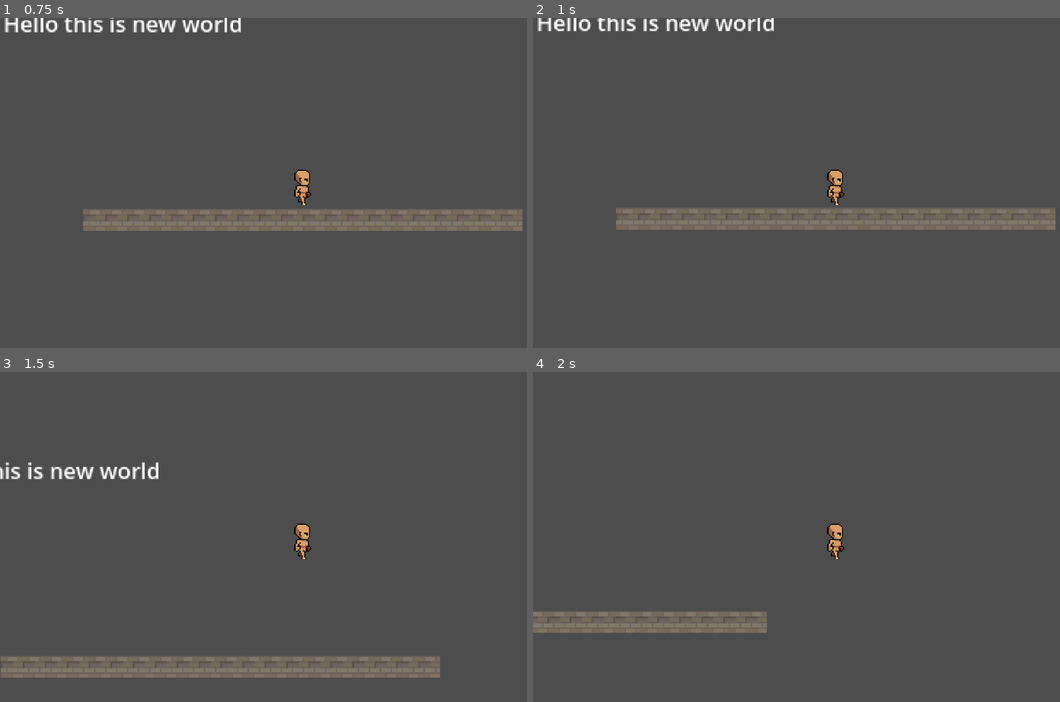
Above: before the commit, frames 1-4 (two rows, left to right).
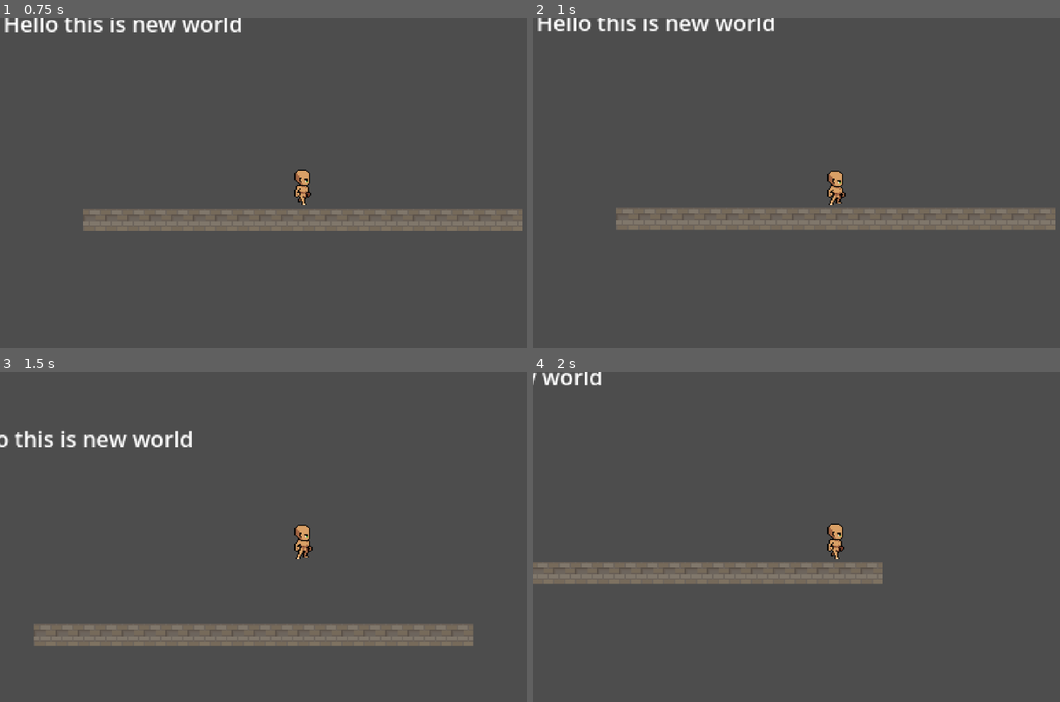
Above: after the commit, the same moments.

Repository: TalJa1/godot-test
Game: Godot game, scene res://screens/main.tscn
Two runs of this game, one before a commit and one after it. Both use one fixed random seed, a clock stepped at 60 frames per second and the inputs below.
Inputs:
- Up to frame 1 (0.75 s): click "Play" at 0.5 s
- Up to frame 2 (1 s): no input
- Up to frame 3 (1.5 s): tap Enter (ui_accept) at 1.25 s; hold Right (ui_right) from 1.28 s (still down)
- Up to frame 4 (2 s): keep holding Right (ui_right); tap Enter (ui_accept) at 1.52 s

Frame 1 is identical in both runs. In frame 2, 0.2% of the frame differs, in the area x 55-60%, y 45-57%; in frame 3, 12%, in the area x 0-90%, y 17-93%; in frame 4, 7.1%.

Commit message:
Refactor player movement and animation logic; adjust speed and jump velocity, and improve animation node handling

Diff:
--- a/screens/player/player.gd
+++ b/screens/player/player.gd
@@ -1,9 +1,9 @@
 extends CharacterBody2D
 
 
-const SPEED = 300.0
-const JUMP_VELOCITY = -400.0
-
+const SPEED = 180.0
+const JUMP_VELOCITY = -300.0
+@onready var container = get_node("Container")
 
 func _physics_process(delta: float) -> void:
 	# Add the gravity.
@@ -22,4 +22,36 @@
 	else:
 		velocity.x = move_toward(velocity.x, 0, SPEED)
 
+	# Make animation and sprite changes.
+	# Try to find an animation node safely. Supports either AnimatedSprite or AnimatedSprite2D,
+	# and will silently skip if no animation node is present to avoid runtime errors.
+	# Try to find an animation node safely. Supports AnimatedSprite or AnimatedSprite2D.
+	# First look for a direct child, then try inside the `container` if present.
+	var anim := get_node_or_null("AnimatedSprite")
+	if anim == null:
+		anim = get_node_or_null("AnimatedSprite2D")
+	if anim == null and container:
+		anim = container.get_node_or_null("AnimatedSprite")
+		if anim == null:
+			anim = container.get_node_or_null("AnimatedSprite2D")
+
+	# Flip only the sprite horizontally to avoid changing container transforms
+	# which can cause visual jumps if the pivot isn't centered.
+	if direction != 0 and anim:
+		anim.flip_h = direction < 0
+
+	if is_on_floor():
+		if direction:
+			# Play the walk animation.
+			if anim:
+				anim.play("walk_side_b")
+		else:
+			# Play the idle animation.
+			if anim:
+				anim.play("idle_side_b")
+	# else:
+		# Play the jump animation.
+		# if anim:
+		#	anim.play("jump")
+
 	move_and_slide()
--- a/screens/player/player.tscn
+++ b/screens/player/player.tscn
@@ -653,7 +653,9 @@
 position = Vector2(40.25, 34.5)
 shape = SubResource("CapsuleShape2D_8fusk")
 
-[node name="AnimatedSprite2D" type="AnimatedSprite2D" parent="."]
+[node name="Container" type="Node2D" parent="."]
+
+[node name="AnimatedSprite2D" type="AnimatedSprite2D" parent="Container"]
 position = Vector2(41, 34)
 scale = Vector2(0.882813, 0.859375)
 sprite_frames = SubResource("SpriteFrames_t4mc6")
Not shown: 1 places in screens/player/player.tscn that only renumber resources
